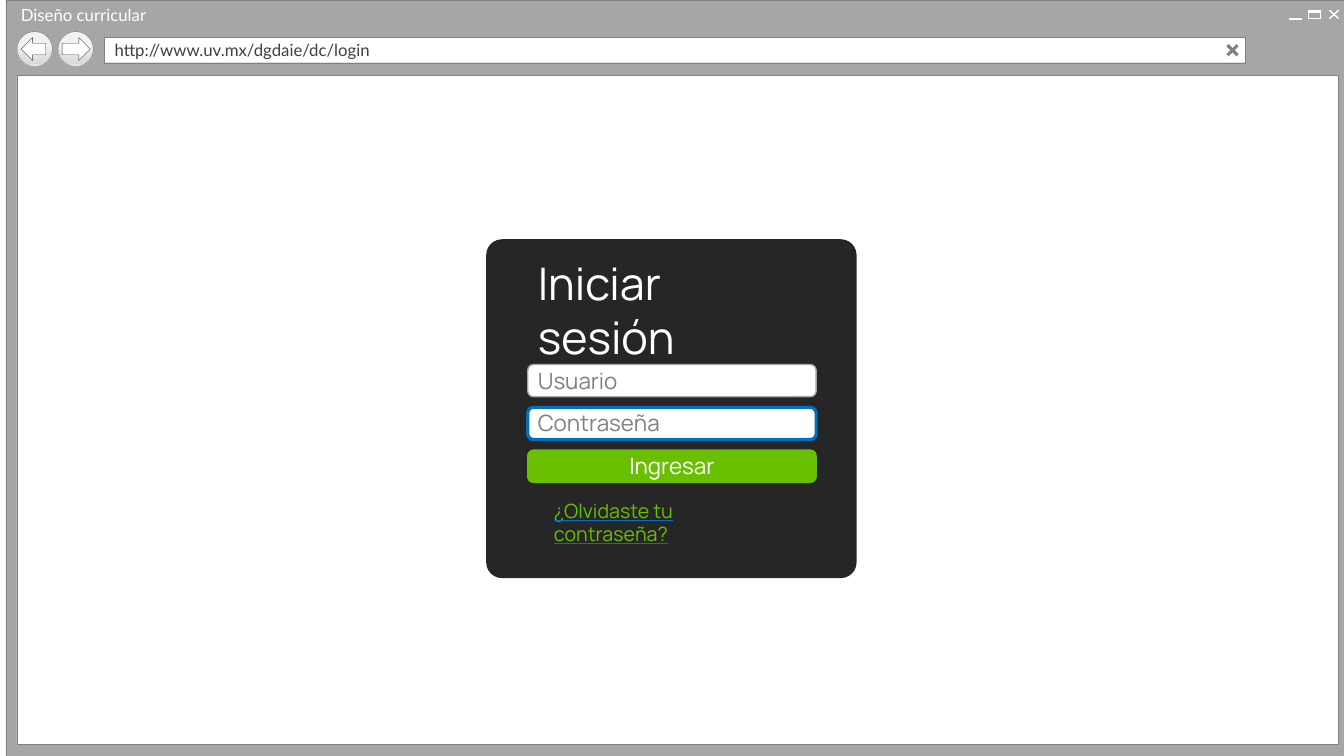
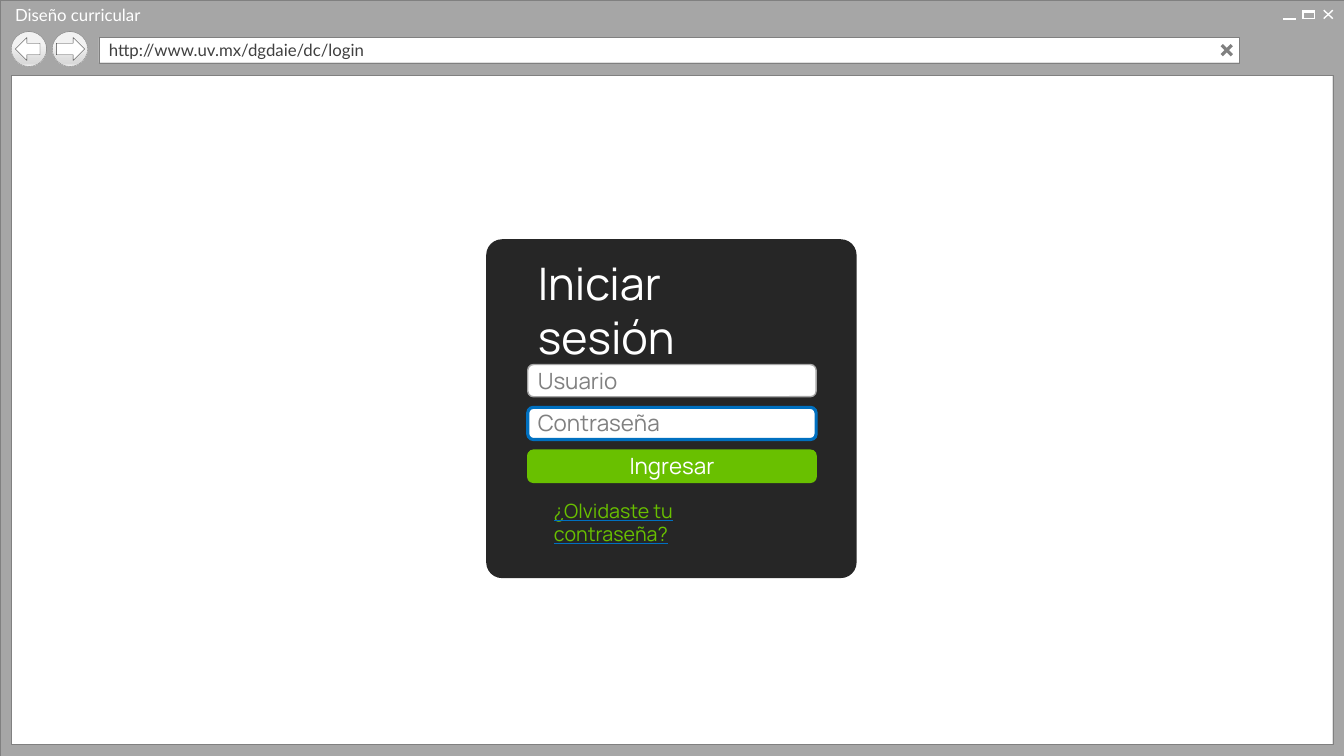
Before and after one commit to Senzho/DISENO_CURRICULAR_SS_05_2019, a slide deck: slide 1 of Diseño/Prototipos V2.pptx. Drawn at 1344x756 pixels with LibreOffice and Linux fonts; fonts in the diff are those of the drawing; background and template pictures are left out. Boxes give left, top, right and bottom in pixels: in the first picture for what was removed or moved away, otherwise in the second. Text is boxed around its words. In the diff, an @@ line names an element or a change of style, - is before the commit and + after.

Commit message:
Prototipos
- Partes antes del diseño.

```diff
--- a/Diseño/Prototipos V2.pptx
+++ b/Diseño/Prototipos V2.pptx
@@ 6 rectangles, 4 lines, 2 ellipses, 1 text, 1 left arrow, 1 right arrow moved together from (x1=6, y1=0, x2=1344, y2=756) to (x1=0, y1=0, x2=1344, y2=756) @@
```
Also in this commit, not shown: 1 other slide changed, 10 slides added.
